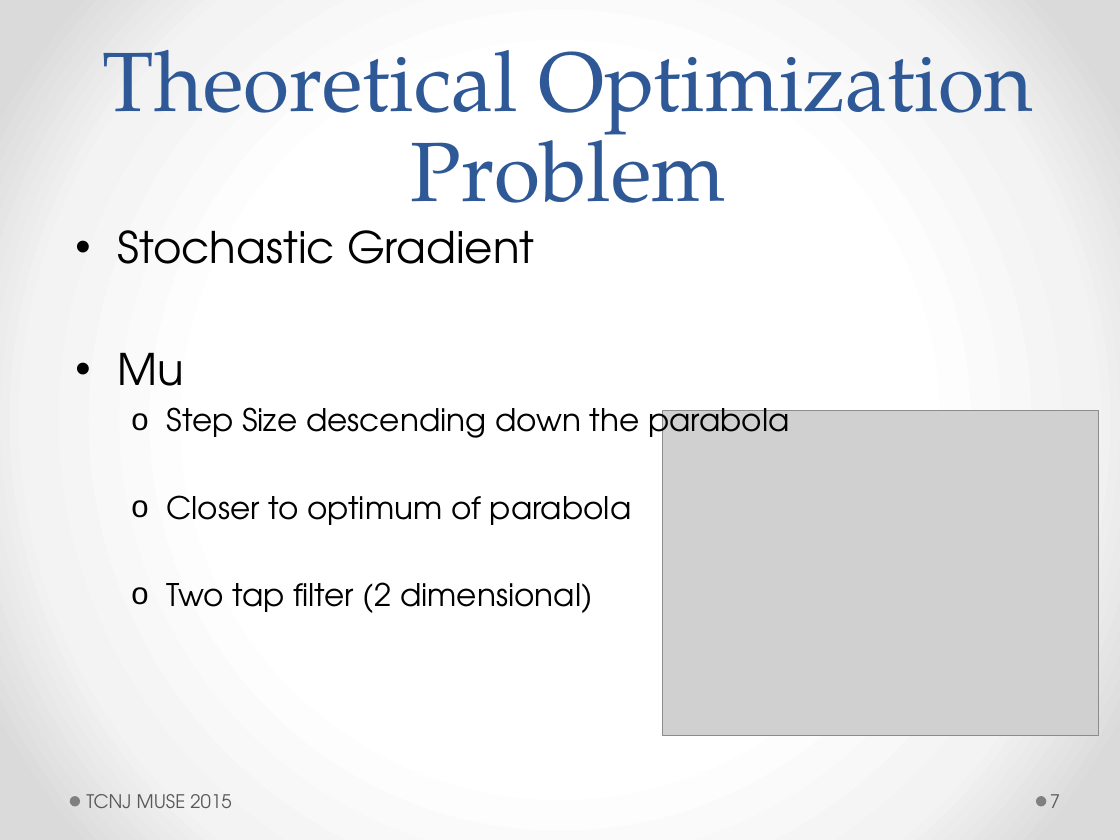
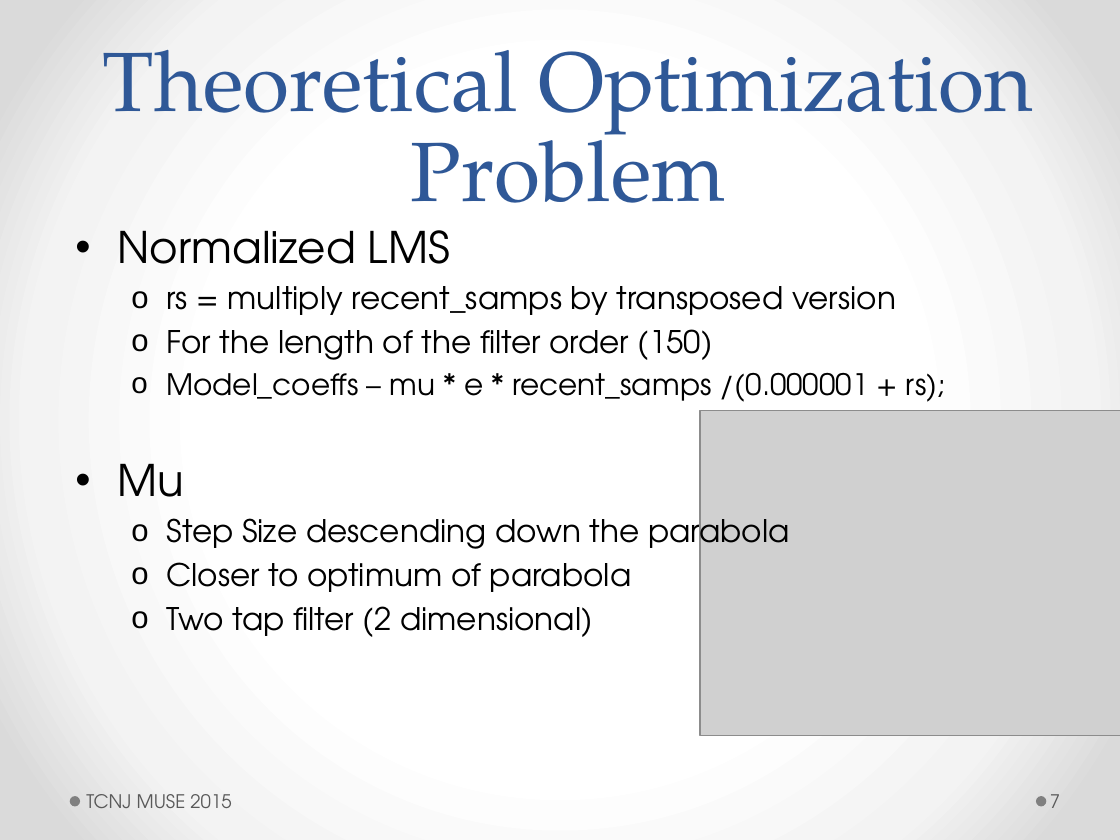
Before and after one commit to ActiveNoiseCancellationResearch/MUSE-Research, a slide deck: slide 7 of proj_anc/doc/jswift/Active Noise Control.pptx. Drawn at 1120x840 pixels with LibreOffice and Linux fonts; fonts in the diff are those of the drawing; grey boxes stand for pictures. Boxes give left, top, right and bottom in pixels: in the first picture for what was removed or moved away, otherwise in the second. Text is boxed around its words. In the diff, an @@ line names an element or a change of style, - is before the commit and + after.

```diff
--- a/proj_anc/doc/jswift/Active Noise Control.pptx
+++ b/proj_anc/doc/jswift/Active Noise Control.pptx
@@ text at (117, 230, 946, 402): text changed; size 28 to 20 pt @@
-• Stochastic Gradient
+• Normalized LMS
+  o rs = multiply recent_samps by transposed version
+  o For the length of the filter order (150)
+  o Model_coeffs – mu * e * recent_samps /(0.000001 + rs);
@@ picture: place and size @@
-picture at (663, 411, 1100, 736)
+picture at (700, 411, 1120, 736)
```
Also in this commit, not shown: 3 other slides changed.
